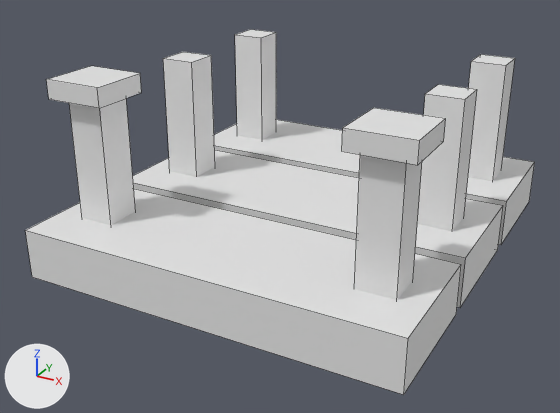
Renders of the Blender file Assets/Models/Jungle/bridge.blend from each side of a commit.
One viewpoint serves both versions: a 50 mm lens placed at (1.79, -2.79, 1.79), pointed at (-0.07, 0.59, 0.1). Every picture has the same lights, and +X, +Y and +Z are marked at lower left. Mesh edges are drawn as thin lines.
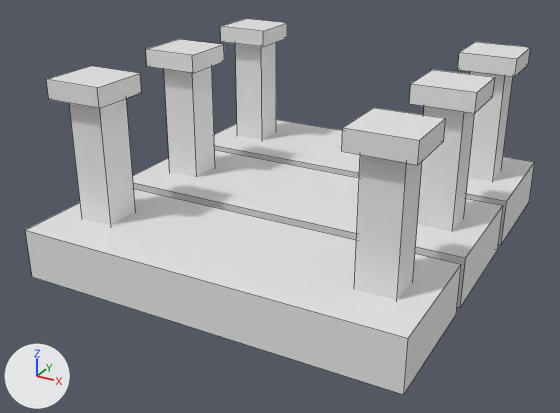
The edits, one by one:
Object 'Cube.001' (ob_cube_001) gains a ARRAY modifier named 'Array'.
Modifier setting: count = 3.
Modifier setting: use_constant_offset = True.
Modifier setting: constant_offset_displace = (0.0, 2.2, 0.0).
Modifier setting: relative_offset_displace = (0.0, 0.0, 0.0).

Pixel boxes (x1, y1, x2, y2) of what changed, in the pictures (560 x 413 px):
'Cube.001', modifiers changed (21% wider, 47% taller): before (46, 66, 446, 165); after (46, 19, 530, 165)
